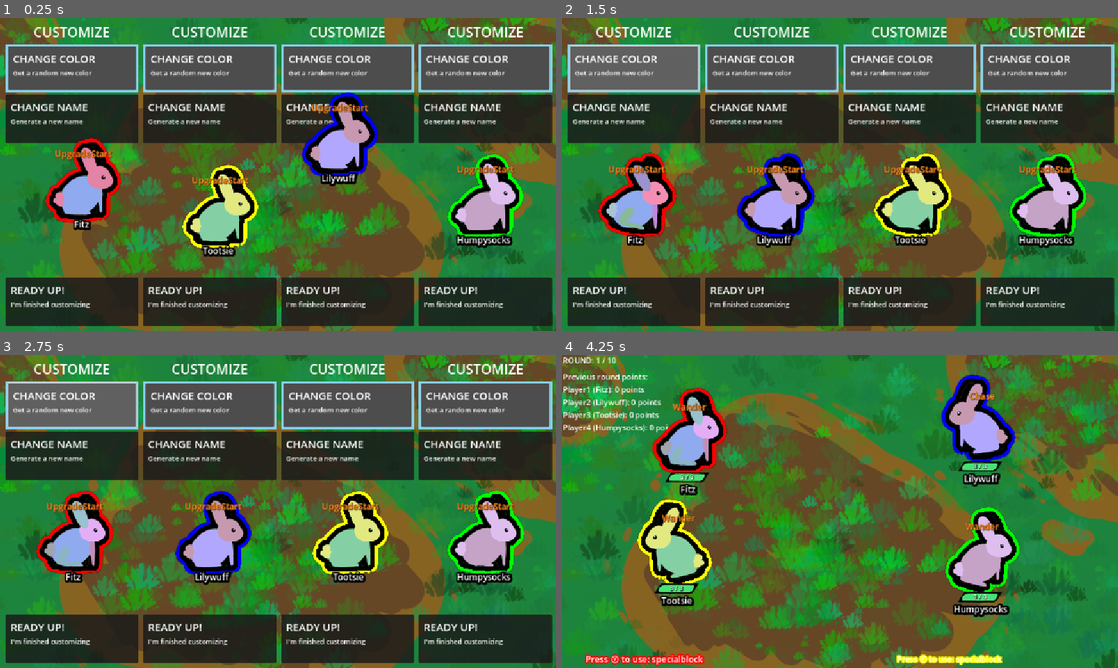
Above: before the commit, frames 1-4 (two rows, left to right).
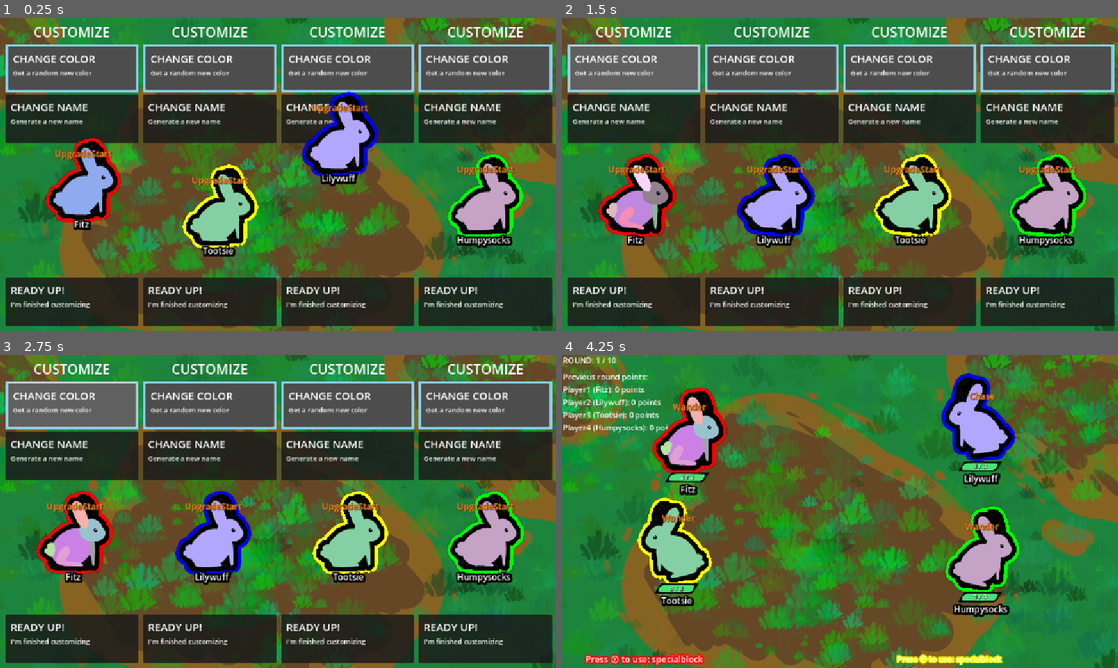
Above: after the commit, the same moments.

Repository: Galitie/tm2
Game: Godot game, scene res://test_scene.tscn
Same seed, same stepped clock (60 frames per second), same inputs: the game is played once before the commit and once after it. Sound files missing from this copy of the repository are replaced by a short silence.
Inputs (mouse positions are in pixels of both pictures, inside the frame that each line leads up to):
- Up to frame 1 (0.25 s): no input
- Up to frame 2 (1.5 s): click (634, 68) at 0.52 s; click (634, 68) at 1.27 s
- Up to frame 3 (2.75 s): click (72, 405) at 2.02 s
- Up to frame 4 (4.25 s): tap Enter (ui_accept) at 2.75, 3.02 s; move the mouse to (962, 495) at 2.77 s; click (962, 495) at 2.92 s; drag from (728, 527) to (684, 452) at 3.52 s

The runs differ from the first frame. In frame 1, 1.9% of the frame differs, in the area x 9-93%, y 23-74%; in frame 2, 3.1%; in frame 3, 2.6%; in frame 4, 3.1%, in the area x 15-81%, y 5-76%.

Commit message:
Refactored monster parts

Diff:
--- a/bunny.tscn
+++ b/bunny.tscn
@@ -1,8 +1,9 @@
-[gd_scene load_steps=21 format=4 uid="uid://7gu2g6yyeyis"]
+[gd_scene load_steps=22 format=4 uid="uid://7gu2g6yyeyis"]
 
 [ext_resource type="Texture2D" uid="uid://cwfb74jc5u0fe" path="res://parts/bunny_body.png" id="1_dvrf6"]
 [ext_resource type="Shader" uid="uid://7bo6dltlcqry" path="res://outline.gdshader" id="1_g7ptr"]
 [ext_resource type="Texture2D" uid="uid://b23nwbglaf6d" path="res://parts/bunny_head.png" id="2_e4qck"]
+[ext_resource type="Script" uid="uid://cwh7rpj3fn4nl" path="res://monster_part_node.gd" id="3_m81kn"]
 [ext_resource type="Texture2D" uid="uid://cj11g4e2r0lln" path="res://parts/bunny_ear.png" id="4_vonwv"]
 [ext_resource type="Texture2D" uid="uid://kiwi86m7fjn0" path="res://parts/bunny_foreleg.png" id="5_5ecvt"]
 [ext_resource type="Texture2D" uid="uid://bqwf0vmacytjd" path="res://parts/top_hat.png" id="5_11snv"]
@@ -49,6 +50,7 @@
 
 [node name="HEAD" type="Node2D" parent="BODY"]
 position = Vector2(21, -22)
+script = ExtResource("3_m81kn")
 
 [node name="HEAD_anim_offset" type="Node2D" parent="BODY/HEAD"]
 
--- a/monster_connection.gd
+++ b/monster_connection.gd
@@ -4,3 +4,4 @@
 @export var part_type: MonsterPart.PART_TYPE
 @export var position: Vector2
 @export var is_back: bool
+@export var is_accessory: bool
--- a/monster_generation.gd
+++ b/monster_generation.gd
@@ -34,68 +34,6 @@
 func _ready() -> void:
 	back_shader.shader = load("uid://3uoclq0ivabh")
 
-func GeneratePart(monster: Monster, part: MonsterPart, connection: MonsterConnection = null, parent_part: MonsterPart = null) -> Node2D:
-	var position_node: Node2D = Node2D.new()
-	var part_sprite: Sprite2D = Sprite2D.new()
-
-	if part.type != MonsterPart.PART_TYPE.EYE:
-		match part.type:
-			MonsterPart.PART_TYPE.FORELEG:
-				part_sprite.self_modulate = monster.base_color
-			MonsterPart.PART_TYPE.HINDLEG:
-				part_sprite.self_modulate = monster.base_color
-			MonsterPart.PART_TYPE.BODY:
-				part_sprite.self_modulate = monster.base_color
-			MonsterPart.PART_TYPE.HAT:
-				pass
-			MonsterPart.PART_TYPE.CAPE:
-				pass
-			MonsterPart.PART_TYPE.GLASSES:
-				pass
-			_:
-				part_sprite.self_modulate = monster.secondary_color
-
-	position_node.name = MonsterPart.PART_TYPE.keys()[part.type];
-
-	if connection != null:
-		if connection.is_back:
-			position_node.name += "_back"
-			position_node.show_behind_parent = true
-			part_sprite.material = back_shader
-
-		position_node.position = connection.position
-
-	part_sprite.texture = part.texture
-	part_sprite.name = "sprite"
-
-	part_sprite.offset = part.offset
-	if part.monster_type != MonsterPart.MONSTER_TYPE.ACCESSORY && parent_part != null && part.monster_type != parent_part.monster_type:
-		part_sprite.offset = (part.offset + parts[parent_part.monster_type][part.type].offset) * 0.5
-
-	if part.hurtbox_size:
-		var hurtbox: Area2D = Area2D.new()
-		hurtbox.add_to_group("HurtBox")
-		hurtbox.name = "hurtbox"
-
-		var shape: CollisionShape2D = CollisionShape2D.new()
-		shape.name = "shape"
-
-		var rect: RectangleShape2D = RectangleShape2D.new()
-
-		rect.size = part.hurtbox_size
-		shape.shape = rect
-		shape.position = part.hurtbox_offset
-
-		hurtbox.add_child(shape)
-		position_node.add_child(hurtbox)
-
-	var anim_offset: Node2D = Node2D.new()
-	anim_offset.name = position_node.name + "_anim_offset"
-	anim_offset.add_child(part_sprite)
-	position_node.add_child(anim_offset)
-
-	return position_node
-
 func GetRandomPart(type: MonsterPart.PART_TYPE) -> MonsterPart:
 	var parts_of_type: Array[MonsterPart] = []
 	for dict: Dictionary in parts.values():
@@ -110,27 +48,33 @@
 
 # TODO: Used right now for the placeholder customizer, needs work to be more flexible
 func RandomizeColor(monster: Monster):
-	for part in get_tree().get_nodes_in_group(GetMonsterPartsGroupName(monster)):
-		var part_sprite = part.get_child(0).get_child(0)
-		if part_sprite is Sprite2D:
-			part_sprite.self_modulate = Color(randf_range(0.5, 1), randf_range(0.5, 1), randf_range(0.5, 1))
+	for part: MonsterPartNode in get_tree().get_nodes_in_group(GetMonsterPartsGroupName(monster)):
+		part.sprite.self_modulate = Color(randf_range(0.5, 1), randf_range(0.5, 1), randf_range(0.5, 1))
 
-# TODO: This doesn't take back parts into account since they're named [PART_back]
 func AddPartToMonster(monster: Monster, monster_part: MonsterPart) -> void:
-	var part_found: bool = false
+	var part_to_replace: MonsterPartNode
+	var front_part_to_replace: MonsterPartNode
+	var back_part_to_replace: MonsterPartNode
 
 	for part in get_tree().get_nodes_in_group(GetMonsterPartsGroupName(monster)):
-		var monster_part_index = MonsterPart.PART_TYPE.keys().find(part.name)
-		if monster_part_index != -1 && monster_part.type == MonsterPart.PART_TYPE.values()[monster_part_index]:
-			var part_sprite: Sprite2D = part.get_child(0).get_child(0)
-			part_sprite.offset = monster_part.offset
-			part_sprite.texture = monster_part.texture
+			if part is MonsterPartNode:
+				if monster_part.type == part.part_ref.type:
+					if part.connection_ref.is_back:
+						back_part_to_replace = part
+					else:
+						front_part_to_replace = part
 
-			part_found = true
-			break
+	if front_part_to_replace != null && back_part_to_replace != null:
+		var add_back_part: bool = randi() % 2
+		part_to_replace = back_part_to_replace if add_back_part else front_part_to_replace
+	else:
+		part_to_replace = front_part_to_replace if back_part_to_replace == null else back_part_to_replace
 
-	if !part_found:
-		print("Part with type %s not found on monster: discarding part" % monster.name)
+	if part_to_replace != null:
+		part_to_replace.sprite.offset = monster_part.offset
+		part_to_replace.sprite.texture = monster_part.texture
+	else:
+		print("Part with type %s not found on monster: discarding part" % MonsterPart.PART_TYPE.keys()[monster_part.type])
 
 func Generate(monster: Monster, parent: Node2D, new_part: MonsterPart, _connection: MonsterConnection = null, parent_part: MonsterPart = null) -> Node2D:
 	if parent is CanvasGroup && new_part.type == MonsterPart.PART_TYPE.BODY:
@@ -139,89 +83,26 @@
 			anim_player.remove_animation_library("")
 		anim_player.add_animation_library("", body_animations[new_part.monster_type])
 
-	var new_part_node: Node2D = GeneratePart(monster, new_part, _connection, parent_part)
+	var new_part_node: MonsterPartNode = MonsterPartNode.new()
+	new_part_node.init(monster, new_part, back_shader, _connection)
 
 	for connection: MonsterConnection in new_part.connections:
-		var part: MonsterPart = null
+		var part: MonsterPart
 
-		# TODO: This can be better
-		match connection.part_type:
-			MonsterPart.PART_TYPE.HAT:
-				part = MonsterPart.new()
-				part.type = MonsterPart.PART_TYPE.HAT
-			MonsterPart.PART_TYPE.CAPE:
-				part = MonsterPart.new()
-				part.type = MonsterPart.PART_TYPE.CAPE
-			MonsterPart.PART_TYPE.GLASSES:
-				part = MonsterPart.new()
-				part.type = MonsterPart.PART_TYPE.GLASSES
-			_:
-				part = GetRandomPart(connection.part_type)
+		if connection.is_accessory:
+			part = MonsterPart.new()
+			part.type = connection.part_type
+		else:
+			part = GetRandomPart(connection.part_type)
 
 		var part_node: Node2D = Generate(monster, new_part_node, part, connection, new_part)
 
 	if parent_part != null && parent_part.type != MonsterPart.PART_TYPE.BODY:
-		var anim_offset_node: Node2D = parent.get_child(0)
-		anim_offset_node.add_child(new_part_node)
+		if parent is MonsterPartNode:
+			parent.anim_offset.add_child(new_part_node)
 	else:
 		parent.add_child(new_part_node)
 
 	new_part_node.add_to_group(GetMonsterPartsGroupName(monster))
 
 	return parent
-
-
-# TODO: Figure out this color nonsense
-func SetColors(monster: Monster) -> void:
-	var canvas_rect: Array[float] = [get_viewport().size.x, get_viewport().size.y, 0.0, 0.0];
-
-	for part in get_tree().get_nodes_in_group(GetMonsterPartsGroupName(monster)):
-		var child = part.get_child(0)
-
-		# Skip animation offset nodes
-		if child is Node2D:
-			child = child.get_child(0)
-
-		if child is Sprite2D:
-			var min_x: float = child.global_position.x - (child.texture.get_width() / 2)
-			if min_x < canvas_rect[0]:
-				canvas_rect[0] = min_x
-
-			var max_x: float = child.global_position.x + (child.texture.get_width() / 2)
-			if max_x > canvas_rect[2]:
-				canvas_rect[2] = max_x
-
-			var min_y: float = child.global_position.y - (child.texture.get_height() / 2)
-			if min_y < canvas_rect[1]:
-				canvas_rect[1] = min_y
-
-			var max_y: float = child.global_position.y + (child.texture.get_height() / 2)
-			if max_y > canvas_rect[3]:
-				canvas_rect[3] = max_y
-
-			var test = "%f, %f, %f, %f"
-			var format = test % [min_x, max_x, min_y, max_y]
-
-	var part_positions_in_canvas_space: Array[Vector2] = [];
-	part_positions_in_canvas_space.resize(10)
-	part_positions_in_canvas_space.fill(Vector2.ZERO)
-
-	var part_colors: Array[Vector4] = [];
-	part_colors.resize(10)
-	part_colors.fill(Vector4.ZERO)
-
-	var parts: Array[Node] = get_tree().get_nodes_in_group(GetMonsterPartsGroupName(monster))
-
-	for i in range(parts.size()):
-		var child = parts[i].get_child(0)
-		if child is Node2D && child.get_child(0) != null:
-			child = child.get_child(0)
-
-		part_positions_in_canvas_space[i].x = remap(child.global_position.x, canvas_rect[0], canvas_rect[2], 0.0, 1.0)
-		part_positions_in_canvas_space[i].y = remap(child.global_position.y, canvas_rect[1], canvas_rect[3], 0.0, 1.0)
-
-		var random_color: Color = Color(randf(), randf(), randf())
-		part_colors[i] = Vector4(random_color.r, random_color.g, random_color.b, 1.0)
-
-	monster.root.material.set_shader_parameter("positions", part_positions_in_canvas_space)
-	monster.root.material.set_shader_parameter("colors", part_colors)
--- a/monster_part.gd
+++ b/monster_part.gd
@@ -1,7 +1,7 @@
 class_name MonsterPart
 extends Resource
 
-enum MONSTER_TYPE { ACCESSORY, BUNNY, BAT }
+enum MONSTER_TYPE { BUNNY, BAT }
 enum PART_TYPE { BODY, HEAD, EAR, TAIL, ARM, FORELEG, HINDLEG, EYE, HAT, CAPE, GLASSES }
 
 @export var monster_type: MONSTER_TYPE
@@ -11,3 +11,4 @@
 @export var connections: Array[MonsterConnection]
 @export var hurtbox_offset: Vector2
 @export var hurtbox_size: Vector2
+@export var is_accessory: bool
--- /dev/null
+++ b/monster_part_node.gd
@@ -0,0 +1,53 @@
+class_name MonsterPartNode
+extends Node2D
+
+var part_ref: MonsterPart
+var connection_ref: MonsterConnection
+var anim_offset: Node2D
+var sprite: Sprite2D
+
+func init(monster: Monster, part: MonsterPart, back_shader: ShaderMaterial, connection: MonsterConnection = null) -> void:
+	part_ref = part
+	var prefix: String = MonsterPart.PART_TYPE.keys()[part_ref.type]
+	name = prefix
+
+	anim_offset = Node2D.new()
+	anim_offset.name = prefix + "_anim_offset"
+	add_child(anim_offset)
+
+	sprite = Sprite2D.new()
+	sprite.name = "sprite"
+	sprite.offset = part_ref.offset
+	sprite.texture = part_ref.texture
+	sprite.self_modulate = monster.base_color
+
+	anim_offset.add_child(sprite)
+
+	connection_ref = connection
+	if connection_ref != null:
+		if connection_ref.is_back:
+			name += "_back"
+			show_behind_parent = true
+			sprite.material = back_shader
+
+		position = connection_ref.position
+
+	if part_ref.hurtbox_size:
+		var hurtbox: Area2D = Area2D.new()
+		hurtbox.add_to_group("HurtBox")
+		hurtbox.name = "hurtbox"
+
+		var shape: CollisionShape2D = CollisionShape2D.new()
+		shape.name = "shape"
+
+		var rect: RectangleShape2D = RectangleShape2D.new()
+
+		rect.size = part_ref.hurtbox_size
+		shape.shape = rect
+		shape.position = part_ref.hurtbox_offset
+
+		hurtbox.add_child(shape)
+		add_child(hurtbox)
+
+	#if part.monster_type != MonsterPart.MONSTER_TYPE.ACCESSORY && parent_part != null && part.monster_type != parent_part.monster_type:
+		#part_sprite.offset = (part.offset + parts[parent_part.monster_type][part.type].offset) * 0.5
--- a/parts/bunny_body.tres
+++ b/parts/bunny_body.tres
@@ -9,6 +9,7 @@
 part_type = 5
 position = Vector2(27, -17)
 is_back = true
+is_accessory = false
 metadata/_custom_type_script = "uid://cgcguylqkisf"
 
 [sub_resource type="Resource" id="Resource_f4dbq"]
@@ -16,6 +17,7 @@
 part_type = 5
 position = Vector2(39, -17)
 is_back = false
+is_accessory = false
 metadata/_custom_type_script = "uid://cgcguylqkisf"
 
 [sub_resource type="Resource" id="Resource_f06q4"]
@@ -23,6 +25,7 @@
 part_type = 6
 position = Vector2(-22, 4)
 is_back = true
+is_accessory = false
 metadata/_custom_type_script = "uid://cgcguylqkisf"
 
 [sub_resource type="Resource" id="Resource_3vuqk"]
@@ -30,6 +33,7 @@
 part_type = 6
 position = Vector2(-16, 4)
 is_back = false
+is_accessory = false
 metadata/_custom_type_script = "uid://cgcguylqkisf"
 
 [sub_resource type="Resource" id="Resource_c0o7f"]
@@ -37,6 +41,7 @@
 part_type = 3
 position = Vector2(-36, 9)
 is_back = false
+is_accessory = false
 metadata/_custom_type_script = "uid://cgcguylqkisf"
 
 [sub_resource type="Resource" id="Resource_4b4xw"]
@@ -44,6 +49,7 @@
 part_type = 1
 position = Vector2(21, -22)
 is_back = false
+is_accessory = false
 metadata/_custom_type_script = "uid://cgcguylqkisf"
 
 [sub_resource type="Resource" id="Resource_id7lv"]
@@ -51,6 +57,7 @@
 part_type = 9
 position = Vector2(-15.065, -31.86)
 is_back = false
+is_accessory = true
 metadata/_custom_type_script = "uid://cgcguylqkisf"
 
 [resource]
@@ -62,4 +69,5 @@
 connections = Array[ExtResource("1_f4dbq")]([SubResource("Resource_3b2q1"), SubResource("Resource_f4dbq"), SubResource("Resource_f06q4"), SubResource("Resource_3vuqk"), SubResource("Resource_c0o7f"), SubResource("Resource_4b4xw"), SubResource("Resource_id7lv")])
 hurtbox_offset = Vector2(-1.075, -2.725)
 hurtbox_size = Vector2(89.255, 77.36)
+is_accessory = false
 metadata/_custom_type_script = "uid://bba020kqbcn8s"
--- a/parts/bunny_head.tres
+++ b/parts/bunny_head.tres
@@ -9,6 +9,7 @@
 part_type = 8
 position = Vector2(23.905, -34.75)
 is_back = false
+is_accessory = true
 metadata/_custom_type_script = "uid://cgcguylqkisf"
 
 [sub_resource type="Resource" id="Resource_t57dc"]
@@ -16,6 +17,7 @@
 part_type = 2
 position = Vector2(16, -24)
 is_back = true
+is_accessory = false
 metadata/_custom_type_script = "uid://cgcguylqkisf"
 
 [sub_resource type="Resource" id="Resource_jm6j1"]
@@ -23,6 +25,7 @@
 part_type = 2
 position = Vector2(3.905, -20.59)
 is_back = false
+is_accessory = false
 metadata/_custom_type_script = "uid://cgcguylqkisf"
 
 [sub_resource type="Resource" id="Resource_qcste"]
@@ -30,6 +33,7 @@
 part_type = 7
 position = Vector2(24.38, -14.44)
 is_back = false
+is_accessory = false
 metadata/_custom_type_script = "uid://cgcguylqkisf"
 
 [sub_resource type="Resource" id="Resource_6e3r8"]
@@ -37,6 +41,7 @@
 part_type = 10
 position = Vector2(31.53, -15.52)
 is_back = false
+is_accessory = true
 metadata/_custom_type_script = "uid://cgcguylqkisf"
 
 [resource]
@@ -48,4 +53,5 @@
 connections = Array[ExtResource("1_qcste")]([SubResource("Resource_wweit"), SubResource("Resource_t57dc"), SubResource("Resource_jm6j1"), SubResource("Resource_qcste"), SubResource("Resource_6e3r8")])
 hurtbox_offset = Vector2(0, 0)
 hurtbox_size = Vector2(0, 0)
+is_accessory = false
 metadata/_custom_type_script = "uid://bba020kqbcn8s"
--- a/parts/fat_mallard.tres
+++ b/parts/fat_mallard.tres
@@ -13,4 +13,5 @@
 connections = Array[ExtResource("1_xgpa6")]([])
 hurtbox_offset = Vector2(0, 0)
 hurtbox_size = Vector2(0, 0)
+is_accessory = true
 metadata/_custom_type_script = "uid://bba020kqbcn8s"
--- a/parts/monocle.tres
+++ b/parts/monocle.tres
@@ -13,4 +13,5 @@
 connections = Array[ExtResource("1_i83kx")]([])
 hurtbox_offset = Vector2(0, 0)
 hurtbox_size = Vector2(0, 0)
+is_accessory = true
 metadata/_custom_type_script = "uid://bba020kqbcn8s"
--- a/parts/sick_shades.tres
+++ b/parts/sick_shades.tres
@@ -13,4 +13,5 @@
 connections = Array[ExtResource("1_yhuba")]([])
 hurtbox_offset = Vector2(0, 0)
 hurtbox_size = Vector2(0, 0)
+is_accessory = true
 metadata/_custom_type_script = "uid://bba020kqbcn8s"
--- a/parts/top_hat.tres
+++ b/parts/top_hat.tres
@@ -13,4 +13,5 @@
 connections = Array[ExtResource("1_lxcb0")]([])
 hurtbox_offset = Vector2(0, 0)
 hurtbox_size = Vector2(0, 0)
+is_accessory = true
 metadata/_custom_type_script = "uid://bba020kqbcn8s"
--- a/parts/turtle_shell.tres
+++ b/parts/turtle_shell.tres
@@ -13,4 +13,5 @@
 connections = Array[ExtResource("1_0evlk")]([])
 hurtbox_offset = Vector2(0, 0)
 hurtbox_size = Vector2(0, 0)
+is_accessory = true
 metadata/_custom_type_script = "uid://bba020kqbcn8s"
--- a/parts/vampire_cape.tres
+++ b/parts/vampire_cape.tres
@@ -13,4 +13,5 @@
 connections = Array[ExtResource("1_m5mtj")]([])
 hurtbox_offset = Vector2(0, 0)
 hurtbox_size = Vector2(0, 0)
+is_accessory = true
 metadata/_custom_type_script = "uid://bba020kqbcn8s"
Not shown, added: monster_part_node.gd.uid
